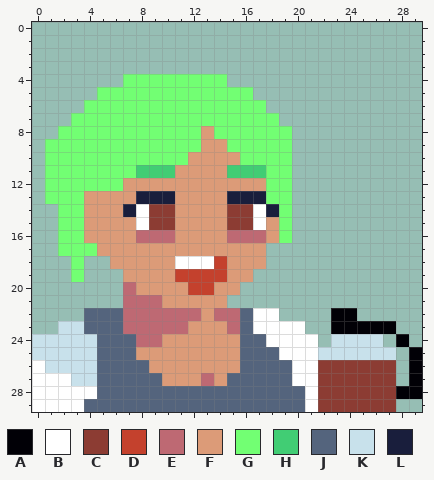
Two versions of one pixel-art sprite, react_main/public/images/roles/barista-vivid.png. This is how it looked before the edit.
The file is 30x30 pixels. Colours within 5 levels of each other are drawn and written as one.
Palette (. is transparent): A #010006  B #ffffff  C #8c3c33  D #c4412d  E #be6973  F #dc9b78  G #72ff73  H #41cd74  J #54647d  K #c8e1eb  L #191e3c
The same view after the edit:
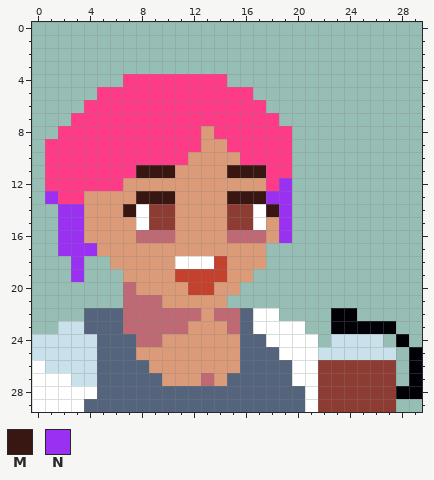
Colours new in this view: M #381713  N #9a30f1
Diff:
{"colour":"G","old":"#72ff73","new":"#ff3b88"}
{"y":11,"x":8,"old":"HHH","new":"MMM"}
{"y":11,"x":15,"old":"HHH","new":"MMM"}
{"y":12,"x":19,"old":"G","new":"N"}
{"y":13,"x":1,"old":"G","new":"N"}
{"y":13,"x":8,"old":"LLL","new":"MMM"}
{"y":13,"x":15,"old":"LLLGG","new":"MMMNN"}
{"y":14,"x":2,"old":"GG","new":"NN"}
{"y":14,"x":7,"old":"L","new":"M"}
{"y":14,"x":18,"old":"LG","new":"MN"}
{"y":15,"x":2,"old":"GG","new":"NN"}
{"y":15,"x":19,"old":"G","new":"N"}
{"y":16,"x":2,"old":"GG","new":"NN"}
{"y":16,"x":19,"old":"G","new":"N"}
{"y":17,"x":2,"old":"GGG","new":"NNN"}
{"y":18,"x":3,"old":"G","new":"N"}
{"y":19,"x":3,"old":"G","new":"N"}
{"label":"changed","picture_box":[45,74,292,282]}
